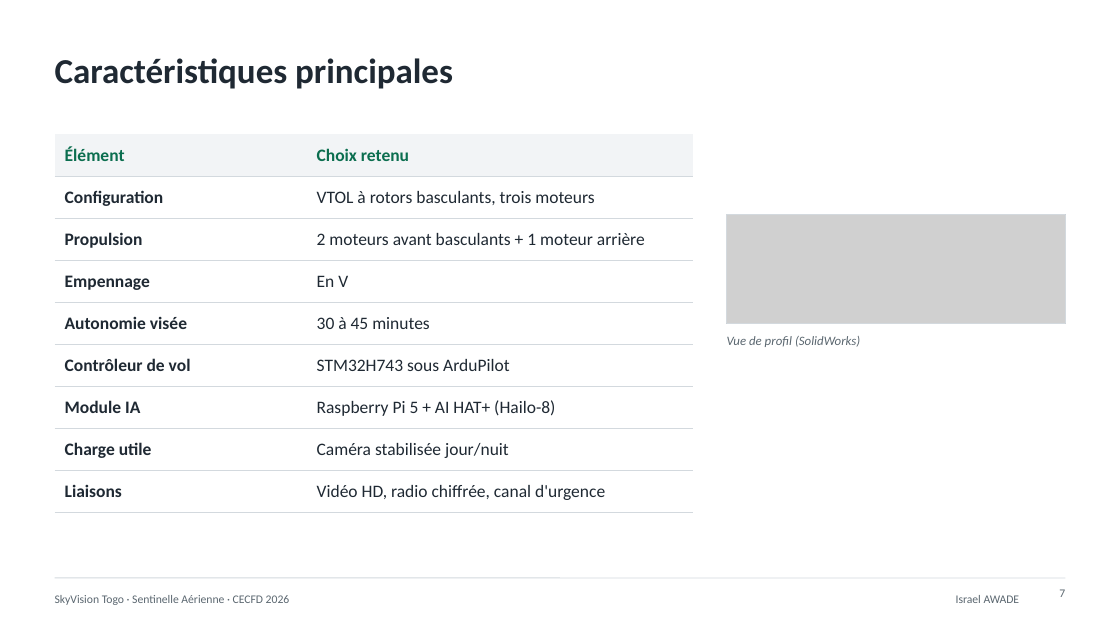
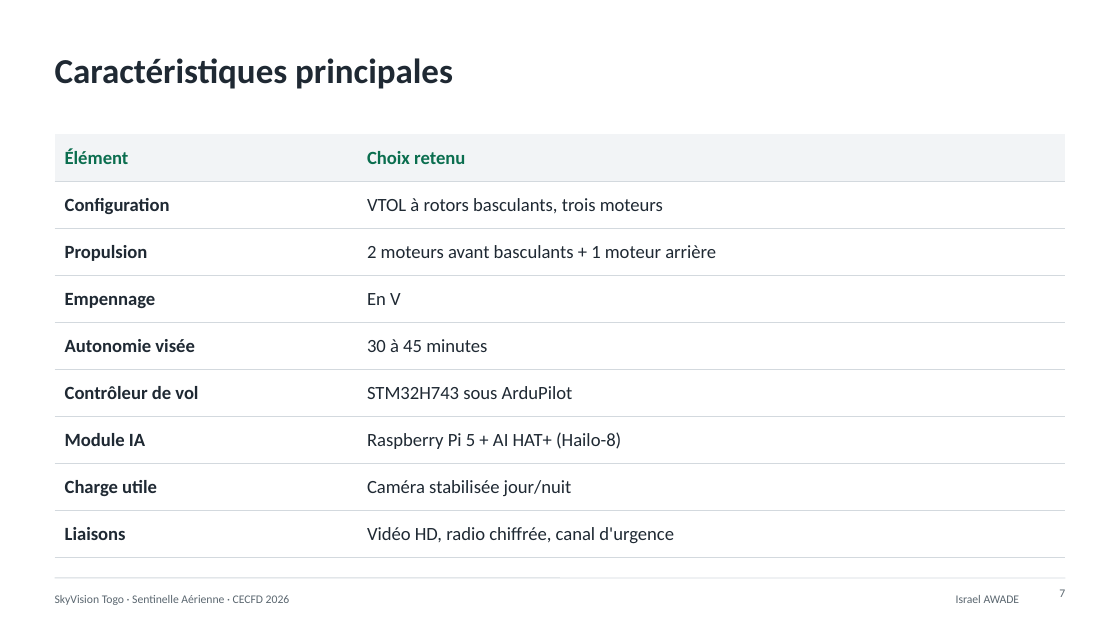
Before and after one commit to kainwangroger/video-sentinelle-aerienne, a slide deck: slide 7 of pitch/sentinelle_aerienne_presentation_complete.pptx. Drawn at 1120x630 pixels with LibreOffice and Linux fonts; fonts in the diff are those of the drawing; grey boxes stand for pictures. Boxes give left, top, right and bottom in pixels: in the first picture for what was removed or moved away, otherwise in the second. Text is boxed around its words. In the diff, an @@ line names an element or a change of style, - is before the commit and + after.

```diff
--- a/pitch/sentinelle_aerienne_presentation_complete.pptx
+++ b/pitch/sentinelle_aerienne_presentation_complete.pptx
@@ table at (x1=55, y1=134, x2=1065, y2=547) @@
@@ size 15 to 16 pt @@
@@ table resized from (x1=55, y1=134, x2=693, y2=504) to (x1=55, y1=134, x2=1065, y2=547) @@
@@ picture removed at (x1=727, y1=214, x2=1065, y2=323) @@
@@ rectangle removed at (x1=727, y1=214, x2=1065, y2=323) @@
@@ text removed at (x1=727, y1=336, x2=860, y2=347) @@
-Vue de profil (SolidWorks)
```
Also in this commit, not shown: 7 other slides changed, 1 slide added, 19 other files.
